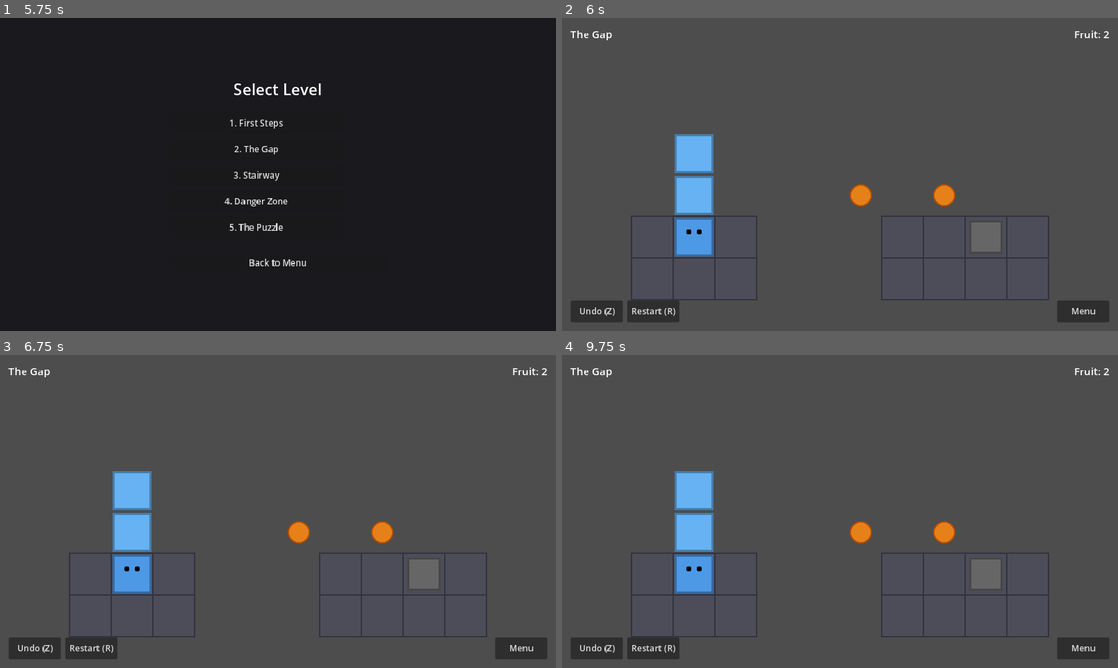
Above: before the commit, frames 1-4 (two rows, left to right).
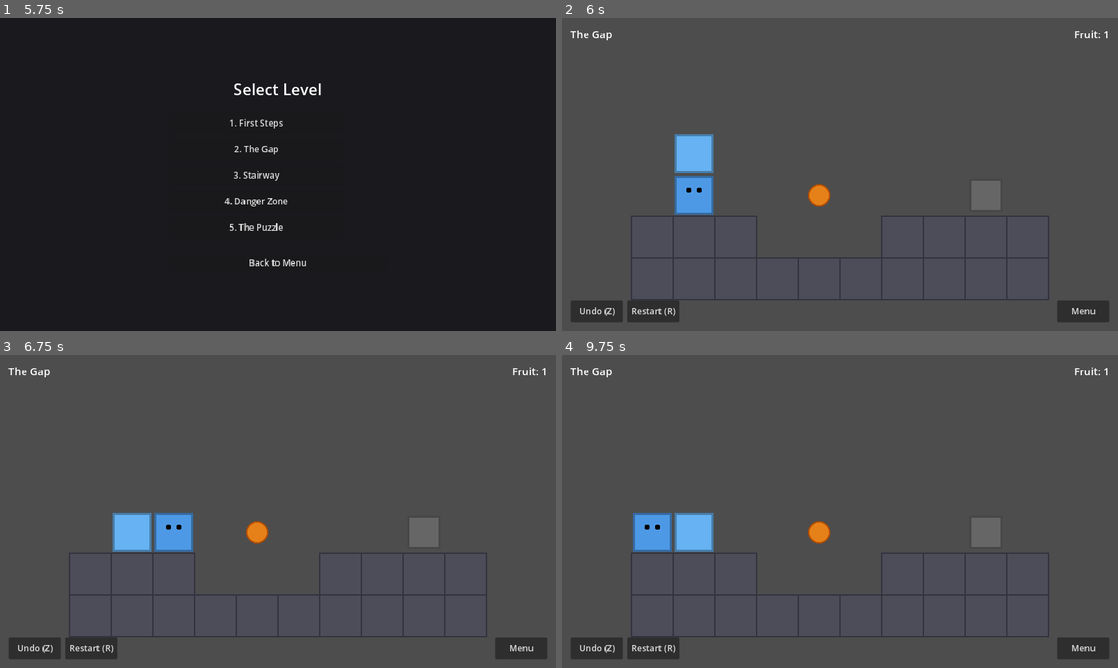
Above: after the commit, the same moments.

Repository: az9713/gravity-birds
Game: Godot game, scene res://scenes/main_menu.tscn
Same seed, same stepped clock (60 frames per second), same inputs: the game is played once before the commit and once after it.
Inputs:
- Up to frame 1 (5.75 s): click "Play" at 0.5 s; click "1. First Steps" at 1.25 s; click "Restart (R)" at 2 s; click "Restart (R)" at 2.75 s; click "Restart (R)" at 3.5 s; click "Undo (Z)" at 4.25 s; click "Menu" at 5 s
- Up to frame 2 (6 s): click "2. The Gap" at 5.75 s
- Up to frame 3 (6.75 s): tap Enter at 6.5 s; hold Right (ui_right) from 6.53 s (still down); hold Z (undo) from 6.53 s (still down)
- Up to frame 4 (9.75 s): tap R (restart) every 0.75 s from 7.25 to 9.5 s; release Right (ui_right) at 7.28 s; release Z (undo) at 7.28 s; hold Down (ui_down) 7.28-8.03 s; tap Z (undo) at 7.35, 8.85 s; hold Right (ui_right) 8.03-8.78 s; hold Z (undo) 8.03-8.78 s; hold Up (ui_up) 8.78-9.53 s; hold Left (ui_left) from 9.53 s (still down); hold Z (undo) from 9.53 s (still down)

Frame 1 is identical in both runs. In frame 2, 3.5% of the frame differs, in the area x 20-99%, y 4-91%; in frame 3, 4.5%; in frame 4, 4.5%.

Commit message:
Fix unplayable levels 2-5: creature heads now start on empty tiles
All levels 2-5 had the creature head starting inside solid floor tiles,
making them unwinnable from the start. Redesigned these levels to:

1. Place creature heads on EMPTY tiles (not inside SOLID/SPIKE/VOID)
2. Ensure at least one legal move exists from start position
3. Verify each level is solvable under current game engine
4. Preserve intended themes for each level

Verified solutions (using game engine gravity and growth mechanics):
- Level 1 (First Steps): RRRURRR (7 moves) - unchanged, already worked
- Level 2 (The Gap): RRURRURRR (9 moves) - bridge gap with growth
- Level 3 (Stairway): LURURRURRURRURR (15 moves) - climb stairs
- Level 4 (Danger Zone): RRUURRRURLURR (13 moves) - avoid spike hazard
- Level 5 (The Puzzle): RRURRRURRRRR (12 moves) - multi-fruit challenge

All solutions verified with BFS simulation matching puzzle_game.gd logic:
move → fruit collection → gravity loop → growth → hazard checks.

Co-authored-by: az9713 <az9713@users.noreply.github.com>

Diff:
--- a/levels/level_02.tres
+++ b/levels/level_02.tres
@@ -7,7 +7,7 @@
 level_name = "The Gap"
 grid_width = 10
 grid_height = 7
-tiles = [0, 0, 0, 0, 0, 0, 0, 0, 0, 0, 0, 0, 0, 0, 0, 0, 0, 0, 0, 0, 0, 0, 0, 0, 0, 0, 0, 0, 0, 0, 0, 0, 0, 0, 0, 0, 0, 0, 0, 0, 0, 0, 0, 0, 0, 0, 0, 0, 0, 0, 1, 1, 1, 0, 0, 0, 1, 1, 1, 1, 1, 1, 1, 0, 0, 0, 1, 1, 1, 1]
-fruits = [Vector2i(5, 4), Vector2i(7, 4)]
-exit_pos = Vector2i(8, 5)
-creature_start = [Vector2i(1, 5), Vector2i(1, 4), Vector2i(1, 3)]
+tiles = [0, 0, 0, 0, 0, 0, 0, 0, 0, 0, 0, 0, 0, 0, 0, 0, 0, 0, 0, 0, 0, 0, 0, 0, 0, 0, 0, 0, 0, 0, 0, 0, 0, 0, 0, 0, 0, 0, 0, 0, 0, 0, 0, 0, 0, 0, 0, 0, 0, 0, 1, 1, 1, 0, 0, 0, 1, 1, 1, 1, 1, 1, 1, 1, 1, 1, 1, 1, 1, 1]
+fruits = [Vector2i(4, 4)]
+exit_pos = Vector2i(8, 4)
+creature_start = [Vector2i(1, 4), Vector2i(1, 3)]
--- a/levels/level_03.tres
+++ b/levels/level_03.tres
@@ -7,7 +7,7 @@
 level_name = "Stairway"
 grid_width = 10
 grid_height = 8
-tiles = [0, 0, 0, 0, 0, 0, 0, 0, 0, 0, 0, 0, 0, 0, 0, 0, 0, 0, 0, 0, 0, 0, 0, 0, 0, 0, 0, 0, 0, 0, 0, 0, 0, 0, 0, 0, 1, 1, 0, 0, 0, 0, 0, 0, 1, 1, 1, 1, 0, 0, 0, 0, 1, 1, 1, 1, 1, 1, 0, 0, 1, 1, 1, 1, 1, 1, 1, 1, 0, 0, 1, 1, 1, 1, 1, 1, 1, 1, 1, 1]
-fruits = [Vector2i(4, 4), Vector2i(6, 3), Vector2i(8, 2)]
-exit_pos = Vector2i(9, 1)
+tiles = [0, 0, 0, 0, 0, 0, 0, 0, 0, 0, 0, 0, 0, 0, 0, 0, 0, 0, 0, 0, 0, 0, 0, 0, 0, 0, 0, 0, 0, 0, 0, 0, 0, 0, 0, 0, 0, 0, 1, 1, 0, 0, 0, 0, 0, 0, 1, 1, 0, 0, 0, 0, 0, 0, 1, 1, 0, 0, 0, 0, 0, 0, 1, 1, 0, 0, 0, 0, 0, 0, 1, 1, 1, 1, 0, 0, 0, 0, 0, 0]
+fruits = [Vector2i(3, 5), Vector2i(5, 4), Vector2i(7, 3)]
+exit_pos = Vector2i(9, 2)
 creature_start = [Vector2i(1, 6), Vector2i(1, 5)]
--- a/levels/level_04.tres
+++ b/levels/level_04.tres
@@ -6,8 +6,8 @@
 script = ExtResource("1_level_data")
 level_name = "Danger Zone"
 grid_width = 10
-grid_height = 8
-tiles = [0, 0, 0, 0, 0, 0, 0, 0, 0, 0, 0, 0, 0, 0, 0, 0, 0, 0, 0, 0, 0, 0, 0, 0, 0, 0, 0, 0, 0, 0, 0, 0, 0, 0, 0, 0, 0, 0, 0, 0, 0, 0, 0, 0, 0, 0, 0, 0, 0, 0, 1, 1, 1, 1, 3, 3, 1, 1, 1, 1, 1, 1, 1, 1, 1, 1, 1, 1, 1, 1]
-fruits = [Vector2i(2, 4), Vector2i(7, 4)]
-exit_pos = Vector2i(9, 5)
-creature_start = [Vector2i(1, 5), Vector2i(1, 4), Vector2i(1, 3)]
+grid_height = 6
+tiles = [0, 0, 0, 0, 0, 0, 0, 0, 0, 0, 0, 0, 0, 0, 0, 0, 0, 0, 0, 0, 0, 0, 0, 0, 0, 0, 0, 0, 0, 0, 0, 0, 0, 0, 1, 1, 0, 0, 0, 0, 0, 0, 0, 0, 3, 0, 0, 0, 0, 0, 1, 1, 1, 1, 1, 1, 1, 1, 1, 1]
+fruits = [Vector2i(2, 4), Vector2i(6, 4)]
+exit_pos = Vector2i(8, 4)
+creature_start = [Vector2i(1, 4), Vector2i(1, 3)]
--- a/levels/level_05.tres
+++ b/levels/level_05.tres
@@ -6,8 +6,8 @@
 script = ExtResource("1_level_data")
 level_name = "The Puzzle"
 grid_width = 12
-grid_height = 9
-tiles = [0, 0, 0, 0, 0, 0, 0, 0, 0, 0, 0, 0, 0, 0, 0, 0, 0, 0, 0, 0, 0, 0, 0, 0, 0, 0, 0, 0, 0, 1, 1, 1, 0, 0, 0, 0, 0, 0, 0, 0, 1, 1, 1, 1, 0, 0, 0, 0, 0, 0, 0, 0, 1, 1, 1, 1, 0, 0, 0, 0, 0, 0, 1, 1, 1, 1, 1, 1, 0, 0, 0, 0, 1, 1, 1, 1, 3, 3, 1, 1, 0, 0, 0, 0, 1, 1, 1, 1, 1, 1, 1, 1, 1, 1, 0, 0, 1, 1, 1, 1, 1, 1, 1, 1, 1, 1, 1, 1]
-fruits = [Vector2i(6, 5), Vector2i(8, 4), Vector2i(10, 3)]
-exit_pos = Vector2i(11, 2)
-creature_start = [Vector2i(1, 7), Vector2i(1, 6), Vector2i(1, 5)]
+grid_height = 7
+tiles = [0, 0, 0, 0, 0, 0, 0, 0, 0, 0, 0, 0, 0, 0, 0, 0, 0, 0, 0, 0, 0, 0, 0, 0, 0, 0, 0, 0, 0, 0, 0, 0, 0, 0, 0, 0, 0, 0, 0, 0, 0, 0, 0, 0, 0, 0, 0, 0, 0, 0, 0, 0, 0, 0, 0, 0, 0, 0, 0, 0, 1, 1, 1, 0, 0, 0, 0, 1, 1, 1, 1, 1, 1, 1, 1, 1, 1, 1, 1, 1, 1, 1, 1, 1]
+fruits = [Vector2i(2, 4), Vector2i(4, 4), Vector2i(9, 4)]
+exit_pos = Vector2i(11, 4)
+creature_start = [Vector2i(1, 4), Vector2i(1, 3)]
